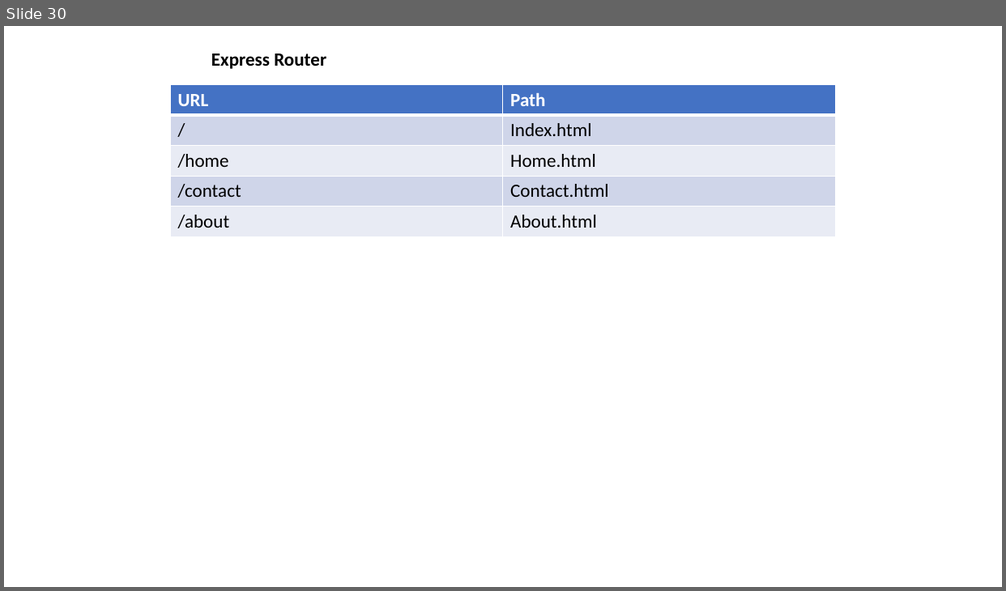
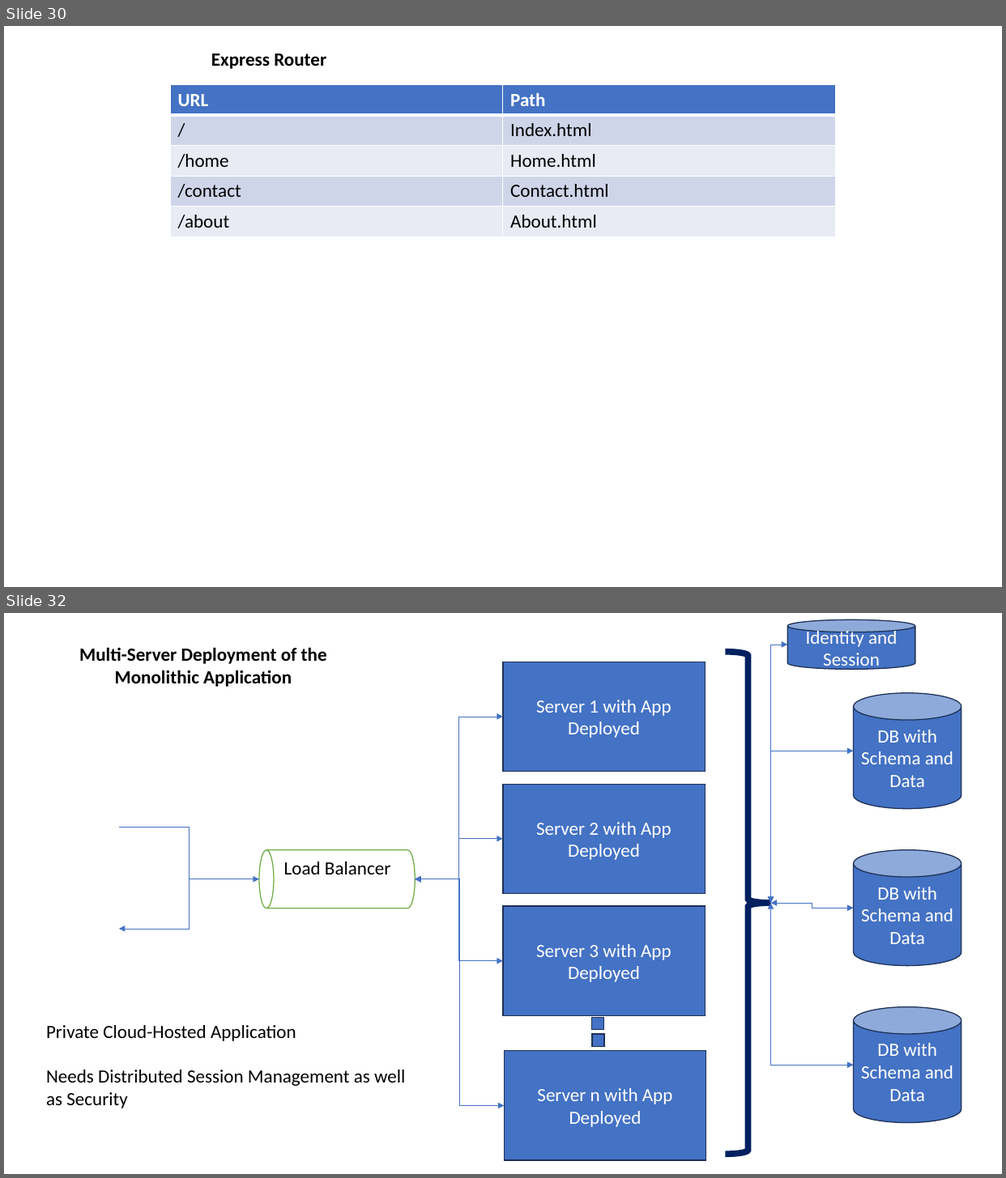
Before and after one commit to maheshsabnis/ugam, a slide deck: Training_Presentetions.pptx. Shown one above the other, each under a label of ours: slide 30 before the commit, slides 30 and 32 after it; the slides between them are not shown. The pictures are 1006x591 and 1006x1178 pixels, drawn with LibreOffice and Linux fonts; fonts in the diff are those of the drawing. Boxes give left, top, right and bottom in pixels: in the first picture for what was removed or moved away, otherwise in the second. Text is boxed around its words. In the diff, an @@ line names an element or a change of style, - is before the commit and + after.

```diff
--- a/Training_Presentetions.pptx
+++ b/Training_Presentetions.pptx
@@ slide 32 added at <box>4,613,1002,1174</box>, background #FFFFFF @@
@@ cylinder added at <box>788,619,916,669</box>, fill #4472C4, outline #1E3256 1 pt, 18 pt, text #FFFFFF @@
+Identity and Session
@@ text added at <box>79,647,327,687</box>, 18 pt, text #000000, bold @@
+Multi-Server Deployment of the Monolithic Application
@@ right brace added at <box>726,652,771,1155</box>, outline #002060 6 pt @@
@@ elbow double arrow added from (770, 904) to (788, 645), #4472C4 0.5 pt @@
@@ rectangle added at <box>503,662,705,772</box>, fill #4472C4, outline #1E3256 1 pt, 18 pt, text #FFFFFF @@
+Server 1 with App Deployed
@@ cylinder added at <box>854,693,961,809</box>, fill #4472C4, outline #1E3256 1 pt, 18 pt, text #FFFFFF @@
+DB with Schema and Data
@@ elbow double arrow added from (415, 879) to (503, 717), #4472C4 0.5 pt @@
@@ elbow double arrow added from (770, 904) to (854, 751), #4472C4 0.5 pt @@
@@ rectangle added at <box>503,784,705,894</box>, fill #4472C4, outline #1E3256 1 pt, 18 pt, text #FFFFFF @@
+Server 2 with App Deployed
@@ elbow arrow added from (118, 827) to (259, 879), #4472C4 0.5 pt @@
@@ cylinder added at <box>259,850,415,909</box>, fill #FFFFFF, outline #70AD47 1 pt @@
@@ elbow double arrow added from (415, 879) to (503, 839), #4472C4 0.5 pt @@
@@ cylinder added at <box>854,850,961,966</box>, fill #4472C4, outline #1E3256 1 pt, 18 pt, text #FFFFFF @@
+DB with Schema and Data
@@ elbow arrow added from (259, 879) to (118, 929), #4472C4 0.5 pt @@
@@ text added at <box>284,862,390,875</box>, 18 pt, text #000000 @@
+Load Balancer
@@ elbow double arrow added from (415, 879) to (503, 961), #4472C4 0.5 pt @@
@@ elbow double arrow added from (415, 879) to (504, 1106), #4472C4 0.5 pt @@
@@ elbow double arrow added from (770, 904) to (854, 908), #4472C4 0.5 pt @@
@@ elbow double arrow added from (770, 903) to (854, 1065), #4472C4 0.5 pt @@
@@ rectangle added at <box>503,906,705,1016</box>, fill #4472C4, outline #1E3256 1 pt, 18 pt, text #FFFFFF @@
+Server 3 with App Deployed
@@ text added at <box>46,1025,405,1109</box>, 18 pt, text #000000 @@
+Private Cloud-Hosted Application
+Needs Distributed Session Management as well as Security
@@ rectangle added at <box>592,1017,603,1030</box>, fill #4472C4, outline #1E3256 1 pt @@
@@ cylinder added at <box>854,1007,961,1123</box>, fill #4472C4, outline #1E3256 1 pt, 18 pt, text #FFFFFF @@
+DB with Schema and Data
@@ rectangle added at <box>592,1034,604,1047</box>, fill #4472C4, outline #1E3256 1 pt @@
@@ rectangle added at <box>504,1051,706,1161</box>, fill #4472C4, outline #1E3256 1 pt, 18 pt, text #FFFFFF @@
+Server n with App Deployed
```
Also in this commit, not shown: 8 other slides added, 9 other files.
